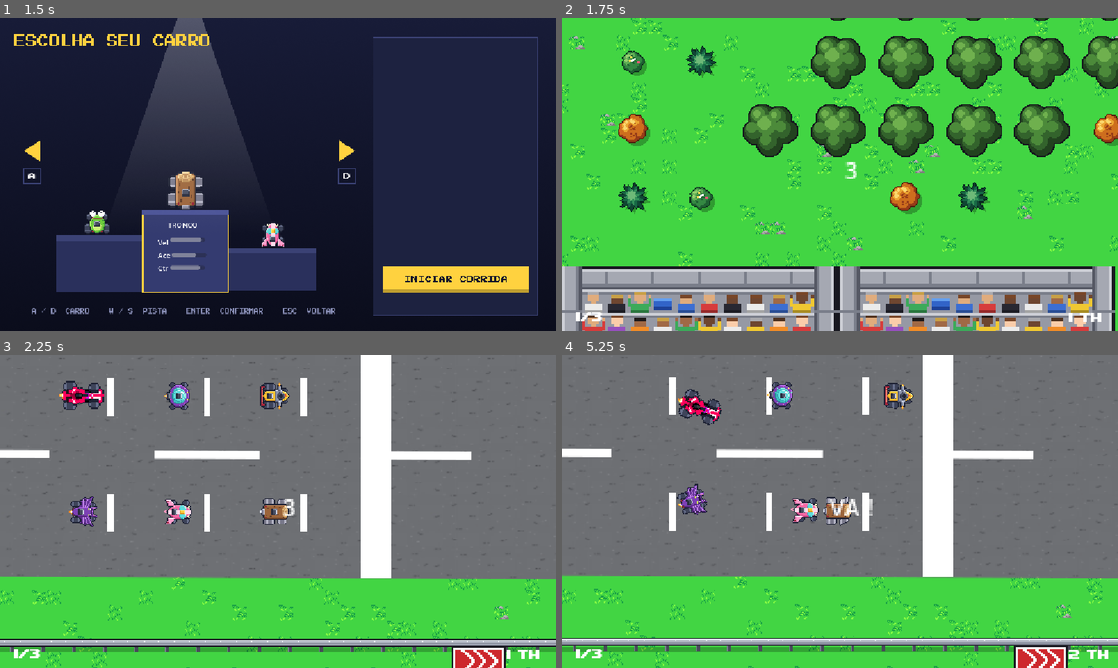
Above: before the commit, frames 1-4 (two rows, left to right).
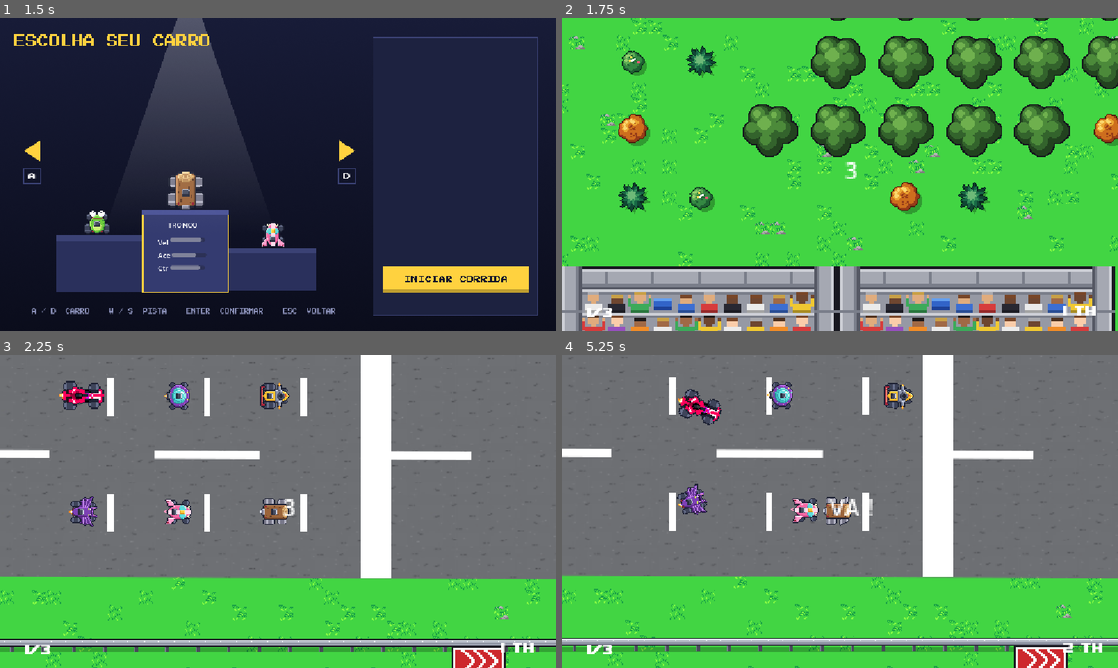
Above: after the commit, the same moments.

Repository: Blue-Raccoon-Interactive/Pixel-Bros-Racing
Game: Godot game, scene res://scenes/main/main_menu.tscn
Same seed, same stepped clock (60 frames per second), same inputs: the game is played once before the commit and once after it.
Inputs (mouse positions are in pixels of both pictures, inside the frame that each line leads up to):
- Up to frame 1 (1.5 s): click "Start Game" at 0.5 s; click (455, 277) at 1.25 s
- Up to frame 2 (1.75 s): no input
- Up to frame 3 (2.25 s): tap Enter (ui_accept) at 2 s; move the mouse to (400, 495) at 2.02 s; hold D (steer_right) from 2.03 s (still down); click (400, 495) at 2.17 s
- Up to frame 4 (5.25 s): tap Enter (ui_accept) at 2.27, 2.57, 3.5, 4.25 s; release D (steer_right) at 2.75 s; drag from (728, 527) to (945, 498) at 2.77 s; move the mouse to (895, 442) at 3.52 s; hold D (steer_right) 3.53-4.25 s; click (895, 442) at 3.67 s; drag from (812, 574) to (673, 464) at 4.27 s; move the mouse to (1006, 558) at 5.02 s; hold A (steer_left) from 5.03 s (still down); click (1006, 558) at 5.17 s

Frame 1 is identical in both runs. In frame 2, 0.3% of the frame differs, in the area x 2-97%, y 92-98%; in frame 3, 0.3%; in frame 4, 0.4%, in the area x 2-99%, y 92-98%.

Commit message:
Melhora interface ui de fim de corrida

Diff:
--- a/scenes/ui/hud.tscn
+++ b/scenes/ui/hud.tscn
@@ -13,18 +13,63 @@
 font = ExtResource("2_hqnrr")
 font_size = 40
 
-[sub_resource type="LabelSettings" id="LabelSettings_35s7t"]
+[sub_resource type="StyleBoxFlat" id="StyleBoxFlat_lcy7t"]
+bg_color = Color(0.050980393, 0.06666667, 0.09019608, 0.5529412)
+border_width_left = 2
+border_width_top = 2
+border_width_right = 2
+border_width_bottom = 2
+border_color = Color(0.9607843, 0.77254903, 0.25882354, 1)
+
+[sub_resource type="LabelSettings" id="LabelSettings_fyl8e"]
+line_spacing = 5.0
 font = ExtResource("2_hqnrr")
-font_size = 24
+font_size = 40
+font_color = Color(0.9607843, 0.77254903, 0.25882354, 1)
+
+[sub_resource type="StyleBoxFlat" id="StyleBoxFlat_bo48s"]
+bg_color = Color(0.17254902, 0.2, 0.3882353, 1)
+border_width_bottom = 2
+border_color = Color(0.28235295, 0.32156864, 0.54901963, 1)
+
+[sub_resource type="StyleBoxFlat" id="StyleBoxFlat_oj5la"]
+bg_color = Color(0.28235295, 0.32156864, 0.54901963, 1)
+
+[sub_resource type="StyleBoxFlat" id="StyleBoxFlat_8qguk"]
+bg_color = Color(0.17254902, 0.2, 0.3882353, 1)
+border_width_left = 2
+border_width_top = 2
+border_width_right = 2
+border_width_bottom = 2
+border_color = Color(1, 1, 1, 1)
+
+[sub_resource type="StyleBoxFlat" id="StyleBoxFlat_hqnrr"]
+bg_color = Color(0.96862745, 0.80784315, 0.24313726, 1)
+border_width_bottom = 4
+border_color = Color(0.76862746, 0.6039216, 0.11372549, 1)
+
+[sub_resource type="StyleBoxFlat" id="StyleBoxFlat_gss2c"]
+bg_color = Color(0.76862746, 0.6039216, 0.11372549, 1)
+
+[sub_resource type="StyleBoxFlat" id="StyleBoxFlat_136eg"]
+bg_color = Color(0.96862745, 0.80784315, 0.24313726, 1)
+border_width_left = 2
+border_width_top = 2
+border_width_right = 2
+border_width_bottom = 2
+border_color = Color(1, 1, 1, 1)
 
 [node name="Hud" type="CanvasLayer" unique_id=1128216421]
+process_mode = 3
 script = ExtResource("1_0mwgc")
+main_menu_scene = "uid://b536ric75d64t"
+pixel_font = ExtResource("2_hqnrr")
 
 [node name="LapLabel" type="Label" parent="." unique_id=785976717]
-offset_left = 30.0
-offset_top = 600.0
-offset_right = 109.0
-offset_bottom = 635.0
+offset_left = 52.0
+offset_top = 592.0
+offset_right = 131.0
+offset_bottom = 627.0
 text = "1 / 3"
 label_settings = SubResource("LabelSettings_2dj1m")
 
@@ -39,20 +84,69 @@
 vertical_alignment = 1
 
 [node name="PositionLabel" type="Label" parent="." unique_id=635062245]
-offset_left = 1050.0
-offset_top = 600.0
-offset_right = 1132.0
-offset_bottom = 636.0
+offset_left = 1038.0
+offset_top = 586.0
+offset_right = 1120.0
+offset_bottom = 622.0
 text = "1 th"
 label_settings = SubResource("LabelSettings_gb2qf")
 
 [node name="ResultsPanel" type="PanelContainer" parent="." unique_id=218526171]
-offset_left = 274.0
+offset_left = 47.0
 offset_top = 16.0
-offset_right = 950.0
+offset_right = 502.0
 offset_bottom = 635.0
+theme_override_styles/panel = SubResource("StyleBoxFlat_lcy7t")
 
-[node name="ResultsLabel" type="Label" parent="ResultsPanel" unique_id=115500183]
+[node name="MarginContainer" type="MarginContainer" parent="ResultsPanel" unique_id=1404424019]
 layout_mode = 2
-text = "Classificação:"
-label_settings = SubResource("LabelSettings_35s7t")
+theme_override_constants/margin_left = 28
+theme_override_constants/margin_top = 24
+theme_override_constants/margin_right = 28
+theme_override_constants/margin_bottom = 24
+
+[node name="MainVBox" type="VBoxContainer" parent="ResultsPanel/MarginContainer" unique_id=870040180]
+layout_mode = 2
+
+[node name="TituloLabel" type="Label" parent="ResultsPanel/MarginContainer/MainVBox" unique_id=2033561852]
+layout_mode = 2
+text = "CLASSIFICAÇÃO"
+label_settings = SubResource("LabelSettings_fyl8e")
+horizontal_alignment = 1
+
+[node name="HSeparator" type="HSeparator" parent="ResultsPanel/MarginContainer/MainVBox" unique_id=1067097019]
+layout_mode = 2
+
+[node name="StandingsList" type="VBoxContainer" parent="ResultsPanel/MarginContainer/MainVBox" unique_id=179651928]
+layout_mode = 2
+size_flags_vertical = 3
+
+[node name="ButtonsRow" type="HBoxContainer" parent="ResultsPanel/MarginContainer/MainVBox" unique_id=958274451]
+layout_mode = 2
+
+[node name="MenuButtom" type="Button" parent="ResultsPanel/MarginContainer/MainVBox/ButtonsRow" unique_id=1231585289]
+custom_minimum_size = Vector2(0, 45)
+layout_mode = 2
+theme_override_fonts/font = ExtResource("2_hqnrr")
+theme_override_font_sizes/font_size = 24
+theme_override_styles/normal = SubResource("StyleBoxFlat_bo48s")
+theme_override_styles/pressed = SubResource("StyleBoxFlat_oj5la")
+theme_override_styles/hover = SubResource("StyleBoxFlat_8qguk")
+text = " VOLTAR "
+
+[node name="ButtonSpace" type="Control" parent="ResultsPanel/MarginContainer/MainVBox/ButtonsRow" unique_id=1117346101]
+layout_mode = 2
+size_flags_horizontal = 3
+
+[node name="RetrayButton" type="Button" parent="ResultsPanel/MarginContainer/MainVBox/ButtonsRow" unique_id=931037773]
+custom_minimum_size = Vector2(0, 45)
+layout_mode = 2
+theme_override_colors/font_color = Color(0.078431375, 0.09019608, 0.16862746, 1)
+theme_override_colors/font_pressed_color = Color(0.078431375, 0.09019608, 0.16862746, 1)
+theme_override_colors/font_hover_color = Color(0.078431375, 0.09019608, 0.16862746, 1)
+theme_override_fonts/font = ExtResource("2_hqnrr")
+theme_override_font_sizes/font_size = 24
+theme_override_styles/normal = SubResource("StyleBoxFlat_hqnrr")
+theme_override_styles/pressed = SubResource("StyleBoxFlat_gss2c")
+theme_override_styles/hover = SubResource("StyleBoxFlat_136eg")
+text = " JOGAR DE NOVO "
--- a/scripts/hud.gd
+++ b/scripts/hud.gd
@@ -3,17 +3,46 @@
 
 ## Gerenciador da corrida que este HUD acompanha.
 @export var race_manager: RaceManager
+
+## Caminho da cena do menu principal ao clicar em "Voltar".
+@export_file("*.tscn") var main_menu_scene: String = ""
+
+## Fonte pixelada do projeto (arraste o mesmo arquivo .ttf/.otf da tela de seleção).
+@export var pixel_font: Font
+
+# Paleta extraída da tela "Escolha seu Carro"
+const COLOR_BG_DARK := Color("#161a33f2")
+const COLOR_CARD_BG := Color("#2c3363")
+const COLOR_CARD_BORDER := Color("#48528c")
+const COLOR_GOLD := Color("#f7ce3e")
+const COLOR_SILVER := Color("#d0d7e6")
+const COLOR_BRONZE := Color("#d68947")
+const COLOR_GOLD_SHADOW := Color("#c49a1d")
+const COLOR_TEXT_DARK := Color("#14172b")
+const COLOR_TEXT_LIGHT := Color("#ffffff")
+const COLOR_TEXT_MUTED := Color("#b8c0e0")
 
 @onready var lap_label: Label = $LapLabel
 @onready var countdown_label: Label = $CountdownLabel
 @onready var position_label: Label = $PositionLabel
-@onready var results_panel: Control = $ResultsPanel
-@onready var results_label: Label = $ResultsPanel/ResultsLabel
+@onready var results_panel: PanelContainer = $ResultsPanel
+@onready var title_label: Label = $ResultsPanel/MarginContainer/MainVBox/TitleLabel
+@onready var standings_list: VBoxContainer = $ResultsPanel/MarginContainer/MainVBox/StandingsList
+@onready var retry_button: Button = $ResultsPanel/MarginContainer/MainVBox/ButtonsRow/RetrayButton
+@onready var menu_button: Button = $ResultsPanel/MarginContainer/MainVBox/ButtonsRow/MenuButtom
 
 
 func _ready() -> void:
+	_apply_pixel_design()
+
 	if results_panel != null:
 		results_panel.visible = false
+
+	if retry_button != null:
+		retry_button.pressed.connect(_on_retry_pressed)
+
+	if menu_button != null:
+		menu_button.pressed.connect(_on_menu_pressed)
 
 	if race_manager == null:
 		push_error("Hud: race_manager não foi configurado!")
@@ -27,6 +56,81 @@
 	race_manager.finish_results_updated.connect(_on_finish_results_updated)
 
 
+func _apply_pixel_design() -> void:
+	if standings_list != null:
+		standings_list.size_flags_vertical = Control.SIZE_EXPAND_FILL
+
+	if results_panel != null:
+		var panel_style := StyleBoxFlat.new()
+		panel_style.bg_color = COLOR_BG_DARK
+		panel_style.set_border_width_all(2)
+		panel_style.border_color = COLOR_CARD_BORDER
+		panel_style.set_corner_radius_all(0)
+		results_panel.add_theme_stylebox_override("panel", panel_style)
+
+	if title_label != null:
+		title_label.text = "CLASSIFICACAO"
+		title_label.add_theme_color_override("font_color", COLOR_GOLD)
+		title_label.add_theme_font_size_override("font_size", 24)
+		if pixel_font != null:
+			title_label.add_theme_font_override("font", pixel_font)
+
+	if retry_button != null:
+		retry_button.text = "JOGAR DE NOVO"
+		_style_action_button(retry_button, true)
+
+	if menu_button != null:
+		menu_button.text = "VOLTAR"
+		_style_action_button(menu_button, false)
+
+
+func _style_action_button(btn: Button, is_primary: bool) -> void:
+	btn.custom_minimum_size.y = 44
+	btn.size_flags_horizontal = Control.SIZE_EXPAND_FILL
+	btn.add_theme_font_size_override("font_size", 16)
+	if pixel_font != null:
+		btn.add_theme_font_override("font", pixel_font)
+
+	var normal := StyleBoxFlat.new()
+	normal.set_corner_radius_all(0)
+	normal.content_margin_left = 14
+	normal.content_margin_right = 14
+	normal.content_margin_top = 8
+	normal.content_margin_bottom = 10
+
+	if is_primary:
+		normal.bg_color = COLOR_GOLD
+		normal.border_width_bottom = 4
+		normal.border_color = COLOR_GOLD_SHADOW
+		btn.add_theme_color_override("font_color", COLOR_TEXT_DARK)
+		btn.add_theme_color_override("font_hover_color", COLOR_TEXT_DARK)
+		btn.add_theme_color_override("font_pressed_color", COLOR_TEXT_DARK)
+		btn.add_theme_color_override("font_focus_color", COLOR_TEXT_DARK)
+	else:
+		normal.bg_color = COLOR_CARD_BG
+		normal.set_border_width_all(2)
+		normal.border_color = COLOR_CARD_BORDER
+		btn.add_theme_color_override("font_color", COLOR_TEXT_LIGHT)
+		btn.add_theme_color_override("font_hover_color", COLOR_GOLD)
+		btn.add_theme_color_override("font_pressed_color", COLOR_GOLD)
+		btn.add_theme_color_override("font_focus_color", COLOR_GOLD)
+
+	var hover := normal.duplicate() as StyleBoxFlat
+	hover.bg_color = normal.bg_color.lightened(0.1)
+
+	var pressed := normal.duplicate() as StyleBoxFlat
+	pressed.bg_color = normal.bg_color.darkened(0.1)
+	pressed.content_margin_top = 10
+	pressed.content_margin_bottom = 8
+	if is_primary:
+		pressed.border_width_bottom = 2
+
+	btn.add_theme_stylebox_override("normal", normal)
+	btn.add_theme_stylebox_override("hover", hover)
+	btn.add_theme_stylebox_override("pressed", pressed)
+	btn.add_theme_stylebox_override("focus", hover)
+
+
 func _on_countdown_changed(text: String) -> void:
 	countdown_label.text = text
 	countdown_label.visible = text != ""
@@ -41,31 +145,119 @@
 
 
 func _on_race_finished() -> void:
-	lap_label.text = "Volta %d/%d (Finalizada!)" % [race_manager.total_laps, race_manager.total_laps]
-	countdown_label.text = ""
-	countdown_label.visible = false
+	if lap_label != null:
+		lap_label.visible = false
+	if position_label != null:
+		position_label.visible = false
+	if countdown_label != null:
+		countdown_label.text = ""
+		countdown_label.visible = false
 
 
 func _on_finish_results_opened(finished_karts: Array[Kart]) -> void:
 	_render_finished_list(finished_karts)
+	Input.mouse_mode = Input.MOUSE_MODE_VISIBLE
+
 	if results_panel != null:
 		results_panel.visible = true
+		results_panel.modulate.a = 0.0
+		var tween := create_tween()
+		tween.tween_property(results_panel, "modulate:a", 1.0, 0.2)
 
 
 func _on_finish_results_updated(finished_karts: Array[Kart]) -> void:
 	_render_finished_list(finished_karts)
 
 
+func _on_retry_pressed() -> void:
+	get_tree().paused = false
+	var err := get_tree().reload_current_scene()
+	if err != OK:
+		push_error("Hud: falha ao recarregar a cena. Código de erro: %s" % err)
+
+
+func _on_menu_pressed() -> void:
+	get_tree().paused = false
+	if main_menu_scene.is_empty():
+		push_warning("Hud: main_menu_scene não foi definido no Inspector.")
+		return
+	var err := get_tree().change_scene_to_file(main_menu_scene)
+	if err != OK:
+		push_error("Hud: falha ao carregar '%s'. Código de erro: %s" % [main_menu_scene, err])
+
+
 func _render_finished_list(finished_karts: Array[Kart]) -> void:
-	if results_label == null:
+	if standings_list == null:
 		return
 
-	var lines: PackedStringArray = ["CLASSIFICAÇÃO"]
+	for child in standings_list.get_children():
+		child.queue_free()
+
 	for i in finished_karts.size():
 		var racer: Kart = finished_karts[i]
-		lines.append("%dº - %s" % [i + 1, _get_kart_display_name(racer)])
-
-	results_label.text = "\n".join(lines)
+		var rank: int = i + 1
+		var is_player: bool = (racer == race_manager.kart)
+
+		var row := _create_standing_row(rank, _get_kart_display_name(racer), is_player)
+		standings_list.add_child(row)
+
+
+func _create_standing_row(rank: int, kart_display_name: String, is_player: bool) -> PanelContainer:
+	var row_panel := PanelContainer.new()
+	var row_style := StyleBoxFlat.new()
+	row_style.set_corner_radius_all(0)
+	row_style.bg_color = COLOR_CARD_BG
+	row_style.content_margin_left = 14
+	row_style.content_margin_right = 14
+	row_style.content_margin_top = 10
+	row_style.content_margin_bottom = 10
+
+	if is_player:
+		# Mesma borda amarela do cartão selecionado na tela "Escolha seu Carro"
+		row_style.set_border_width_all(2)
+		row_style.border_color = COLOR_GOLD
+	else:
+		# Detalhe superior mais claro como nos blocos do pódio/seleção
+		row_style.border_width_top = 3
+		row_style.border_color = COLOR_CARD_BORDER
+
+	row_panel.add_theme_stylebox_override("panel", row_style)
+
+	var hbox := HBoxContainer.new()
+	hbox.add_theme_constant_override("separation", 14)
+	row_panel.add_child(hbox)
+
+	var rank_label := Label.new()
+	rank_label.text = "%d th" % rank
+	rank_label.custom_minimum_size.x = 64
+	rank_label.add_theme_font_size_override("font_size", 16)
+	rank_label.add_theme_color_override("font_color", _get_podium_rank_color(rank))
+	if pixel_font != null:
+		rank_label.add_theme_font_override("font", pixel_font)
+	hbox.add_child(rank_label)
+
+	var name_label := Label.new()
+	name_label.text = kart_display_name.to_upper()
+	name_label.size_flags_horizontal = Control.SIZE_EXPAND_FILL
+	name_label.add_theme_font_size_override("font_size", 16)
+	name_label.add_theme_color_override("font_color", COLOR_TEXT_LIGHT)
+	if pixel_font != null:
+		name_label.add_theme_font_override("font", pixel_font)
+	hbox.add_child(name_label)
+
+	return row_panel
+
+
+func _get_podium_rank_color(rank: int) -> Color:
+	match rank:
+		1:
+			return COLOR_GOLD
+		2:
+			return COLOR_SILVER
+		3:
+			return COLOR_BRONZE
+		_:
+			return COLOR_TEXT_MUTED
 
 
 func _get_kart_display_name(racer: Kart) -> String:
@@ -76,6 +268,6 @@
 	var custom_name: String = str(raw_name).strip_edges() if raw_name != null else ""
 
 	if not custom_name.is_empty():
-		return "%s (Você)" % custom_name if racer == race_manager.kart else custom_name
-
-	return "Você" if racer == race_manager.kart else racer.name
+		return "%s (VOCE)" % custom_name if racer == race_manager.kart else custom_name
+
+	return "VOCE" if racer == race_manager.kart else racer.name
